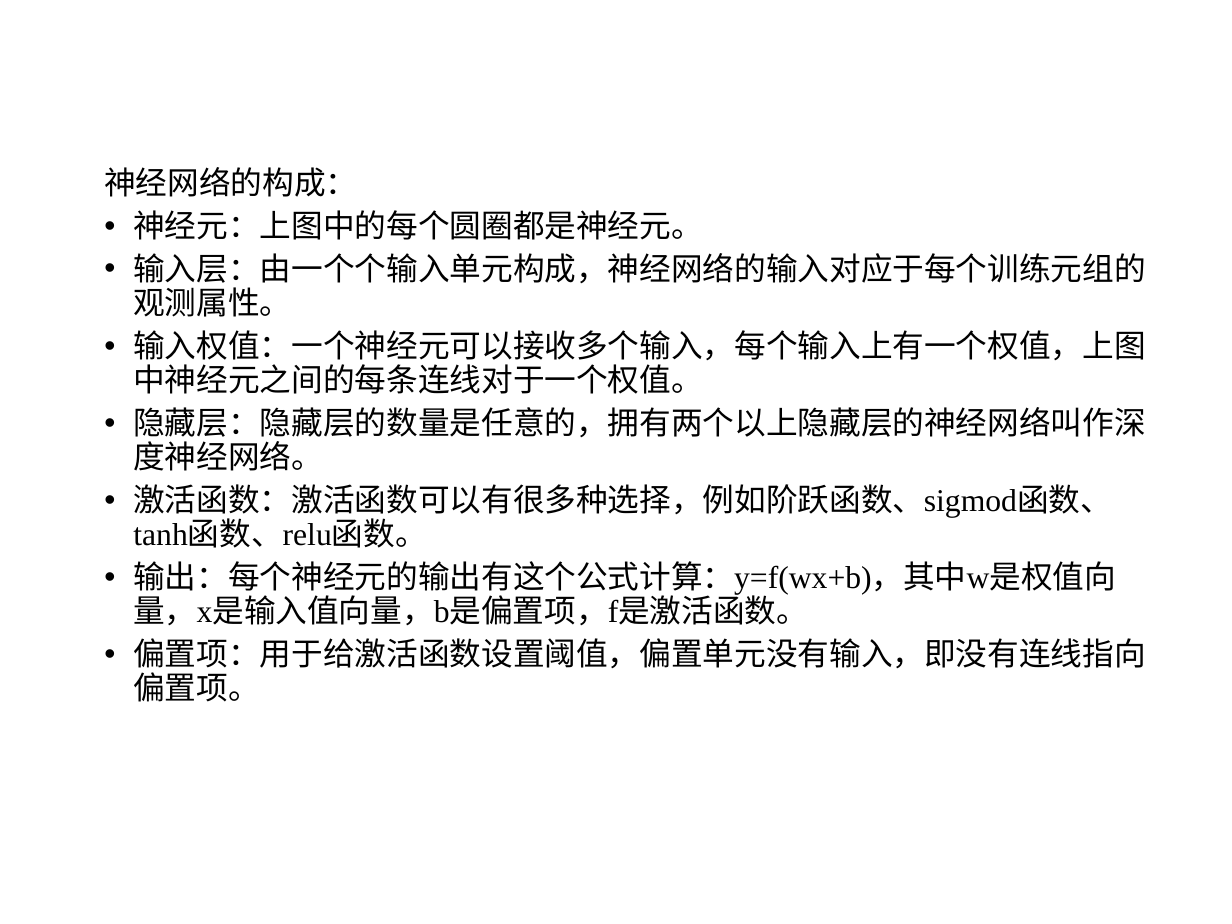
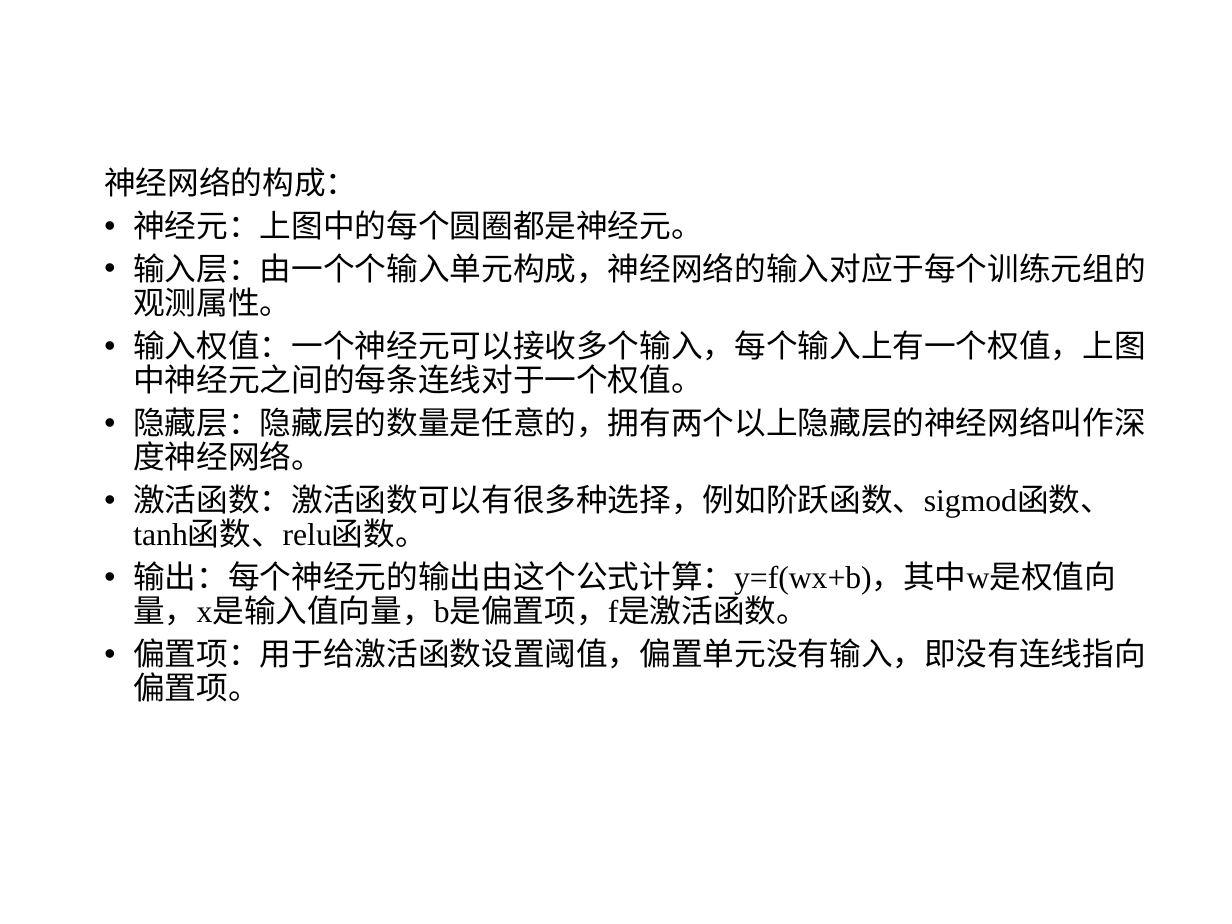
Before and after one commit to sunyisgithub/Git, a slide deck: slide 4 of 循环神经网络（Recurrent Neural Network）.ppt. Drawn at 1232x924 pixels with LibreOffice and Linux fonts; fonts in the diff are those of the drawing; background and template pictures are left out. Boxes give left, top, right and bottom in pixels: in the first picture for what was removed or moved away, otherwise in the second. Text is boxed around its words. In the diff, an @@ line names an element or a change of style, - is before the commit and + after.

Commit message:
循环神经网络概述2

```diff
--- a/循环神经网络（Recurrent Neural Network）.ppt
+++ b/循环神经网络（Recurrent Neural Network）.ppt
@@ text at box(133, 561, 1116, 625): text changed @@
-• 输出：每个神经元的输出有这个公式计算：y=f(wx+b)，其中w是权值向量，x是输入值向量，b是偏置项，f是激活函数。
+• 输出：每个神经元的输出由这个公式计算：y=f(wx+b)，其中w是权值向量，x是输入值向量，b是偏置项，f是激活函数。
```
Also in this commit, not shown: 1 other slide changed, 1 other file.
